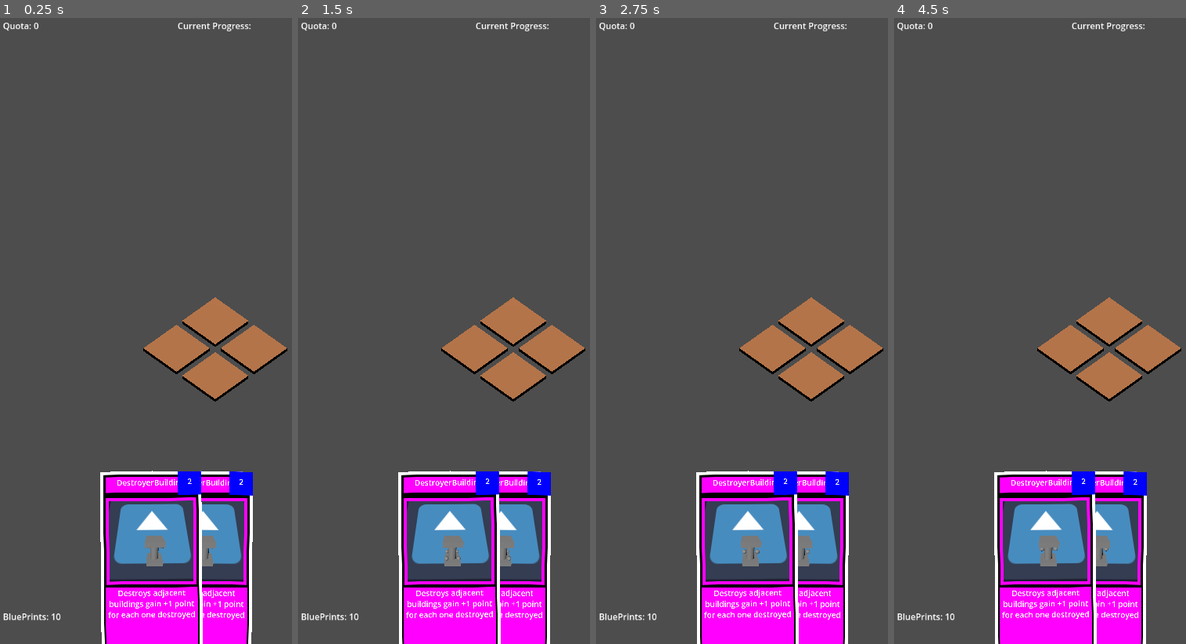
Above: before the commit, frames 1-4 (left to right).
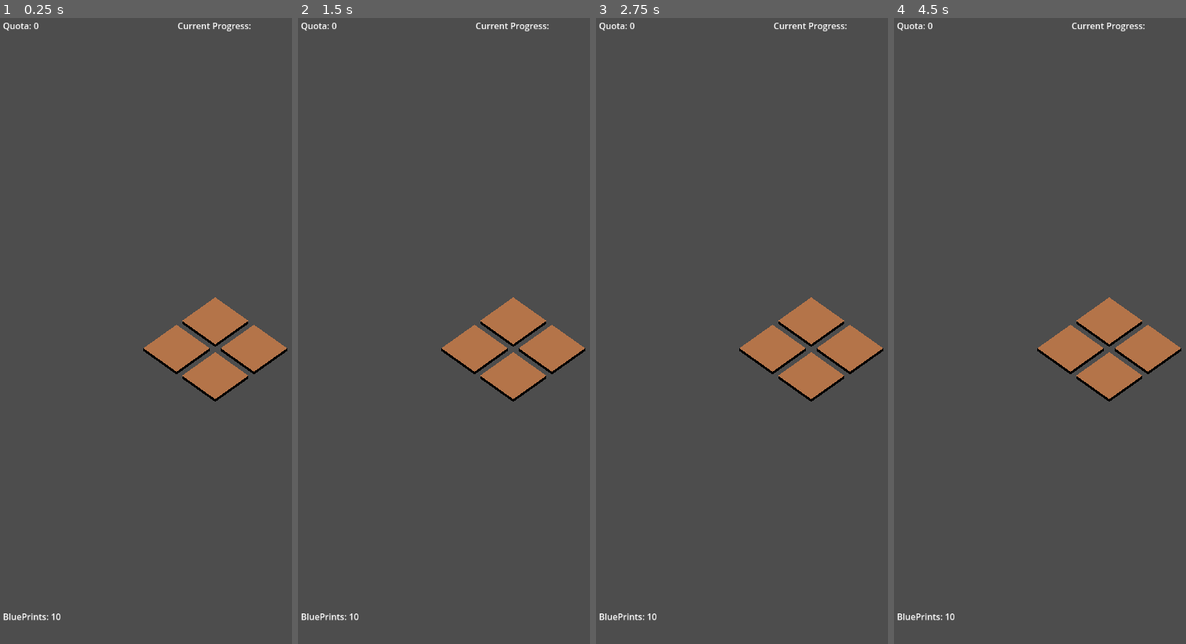
Above: after the commit, the same moments.

Repository: MannyFluss/AlienArchitect
Game: Godot game, scene res://Scenes/GamePlayScene/main.tscn
The game is run twice, just before and just after one commit, with the same random seed, the same clock (stepped at 60 frames per second) and the same inputs. The engine's default icon, where the game draws it, is replaced by a stand-in: a white triangle on a blue panel in a dark square.
Inputs (mouse positions are in pixels of both pictures, inside the frame that each line leads up to):
- Up to frame 1 (0.25 s): no input
- Up to frame 2 (1.5 s): move the mouse to (552, 299) at 0.52 s; press the mouse at (552, 299) at 0.53 s; tap Enter at 1.25 s; move the mouse to (403, 362) at 1.27 s; release the mouse at (403, 362) at 1.28 s; click (403, 362) at 1.35 s
- Up to frame 3 (2.75 s): tap Space at 2 s; move the mouse to (806, 193) at 2.02 s; press the mouse at (806, 193) at 2.03 s
- Up to frame 4 (4.5 s): tap Enter at 2.75, 4.25 s; move the mouse to (1051, 456) at 2.77 s; release the mouse at (1051, 456) at 2.78 s; click (1051, 456) at 2.85 s; tap Space at 3.5 s; move the mouse to (1177, 424) at 3.52 s; press the mouse at (1177, 424) at 3.53 s; move the mouse to (964, 237) at 4.27 s; release the mouse at (964, 237) at 4.28 s; click (964, 237) at 4.35 s

The runs differ from the first frame. In frame 1, 14% of the frame differs, in the area x 34-87%, y 72-100%; in frame 2, 14%; in frame 3, 14%; in frame 4, 14%.

Commit message:
save system implementation

Diff:
--- a/Prefabs/Board/Board.gd
+++ b/Prefabs/Board/Board.gd
@@ -18,7 +18,6 @@
 	if myTiles.has(target):
 		var targetTile : Tile = myTiles[target]
 		return targetTile.getBuilding()
-
 	return null
 
 func generateBoard(tiles : Array[Vector2])->void:
--- a/Prefabs/Card/Card.gd
+++ b/Prefabs/Card/Card.gd
@@ -30,6 +30,11 @@
 		assert(false,"myBuildingScene is not set properly.")
 	#$CanvasLayer/CardGraphics/SubViewportContainer/SubViewport/Control/ColorRect.color = Color(randf(),randf(),randf())
 	#$CanvasLayer/CardGraphics/SubViewportContainer/SubViewport/Control/ColorRect/ColorRect.color = Color(randf(),randf(),randf())
+
+func serailizeCard()->BuildingSerailizeResource:
+	var newSerializeResource : BuildingSerailizeResource = BuildingSerailizeResource.new()
+	newSerializeResource.registerCard(self)
+	return newSerializeResource
 
 
 func setCardGraphics(res : BuildingResource)->void:
--- a/Prefabs/Deck/Deck.gd
+++ b/Prefabs/Deck/Deck.gd
@@ -15,18 +15,17 @@
 
 func _ready() -> void:
 	addCardToDeck(generateCard(destroyBuilding))
-	addCardToDeck(generateCard(destroyBuilding))
 	#addCardToDeck(generateCard(debugBuilding))
-	#addCardToDeck(generateCard(debugBuilding))
-	#addCardToDeck(generateCard(debugBuilding))
-	#addCardToDeck(generateCard(debugBuilding))
+	addCardToDeck(generateCard(debugBuilding))
+	addCardToDeck(generateCard(debugBuilding))
+	#
+	#
+	saveDeck("tester")
+
+	var test := SaveSystem.loadDeck("tester")
 
 
-	#drawRandomCardToHand()
-	#drawRandomCardToHand()
-	#drawRandomCardToHand()
-	drawRandomCardToHand()
-	drawRandomCardToHand()
+
 
 
 func drawRandomCardToHand()->void:
@@ -43,12 +42,25 @@
 func drawCard()->Card:
 	assert(not emptyDeck(),"deck is empty cannot draw card")
 	var child_count:int = $Cards.get_child_count() # Get the total number of child nodes
-
 	var random_index:int = randi() % child_count # Generate a random index
 	var random_child:Card = $Cards.get_child(random_index)
 	$Cards.remove_child(random_child)
 
 	return random_child
+
+#get the global and save the deck
+func serializeMyCards()-> Array[BuildingSerailizeResource]:
+	var toReturn : Array[BuildingSerailizeResource] = []
+	for child in $Cards.get_children():
+		if child is Card:
+			toReturn.append(child.serailizeCard())
+	return toReturn
+
+
+func saveDeck(savePath:String)->void:
+	var toSave : Array[BuildingSerailizeResource] = serializeMyCards()
+	SaveSystem.writeDeckToSave(toSave,savePath)
+
 
 func generateDeckDebug()->void:
 	clearDeck()
--- a/Scripts/AutoLoads/SaveSystem/SaveSystem.gd
+++ b/Scripts/AutoLoads/SaveSystem/SaveSystem.gd
@@ -1 +1,26 @@
 extends Node
+
+
+const SAVE_PATH_BASE := "user://DeckSaves/"
+
+func writeDeckToSave(deckToSave : Array[BuildingSerailizeResource], saveName : String )->void:
+	var toSave : PackedBuildingSerializer = PackedBuildingSerializer.new()
+	toSave.register(deckToSave)
+
+	var dir : DirAccess = DirAccess.open(SAVE_PATH_BASE)
+	if not dir:
+		DirAccess.make_dir_absolute(SAVE_PATH_BASE)
+	ResourceSaver.save(toSave,getPathFromSaveName(saveName),ResourceSaver.FLAG_NONE)
+
+func loadDeck(saveName:String)->Array[BuildingSerailizeResource]:
+	if ResourceLoader.exists(getPathFromSaveName(saveName)):
+		var packedBuildings  := ResourceLoader.load(getPathFromSaveName(saveName),"PackedBuildingSerializer")
+		if packedBuildings is PackedBuildingSerializer:
+			return packedBuildings.myCards
+
+	return []
+
+
+
+func getPathFromSaveName(saveName:String)->String:
+	return SAVE_PATH_BASE + saveName + ".tres"
--- /dev/null
+++ b/Scripts/BuildingSerializeResource.gd
@@ -0,0 +1,8 @@
+extends Resource
+class_name BuildingSerailizeResource
+
+var myBuildingScene : PackedScene
+
+
+func registerCard(_card : Card)->void:
+	myBuildingScene = _card.myBuildingScene.duplicate(true)
--- /dev/null
+++ b/Scripts/PackedBuildingSerializer.gd
@@ -0,0 +1,8 @@
+extends Resource
+class_name PackedBuildingSerializer
+
+@export
+var myCards : Array[BuildingSerailizeResource]
+
+func register(_myCards : Array[BuildingSerailizeResource]) -> void:
+	myCards = _myCards.duplicate(true)
--- a/project.godot
+++ b/project.godot
@@ -19,6 +19,7 @@
 
 CardUtility="*res://Scripts/AutoLoads/CardUtility/CardUtility.tscn"
 GameStateUtility="*res://Scripts/AutoLoads/GameStateUtility/GameStateUtility.tscn"
+SaveSystem="*res://Scripts/AutoLoads/SaveSystem/SaveSystem.tscn"
 
 [debug]
 
Not shown, added: Test/untitled.blend.import
